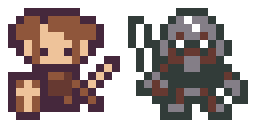
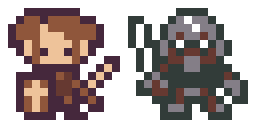
Layered file, before and after one edit (256x128). Changes by layer:
added layer "Ebene 3" above "Ebene 1" over [16, 72, 56, 120]
painted on "Ebene 1" over [8, 72, 88, 120]
